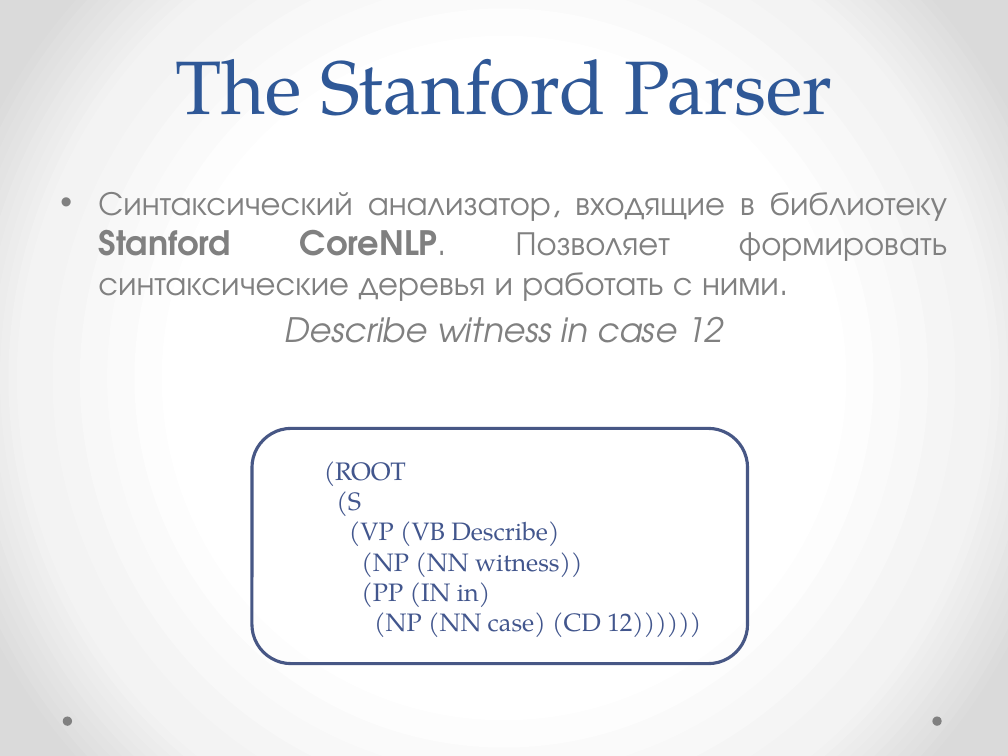
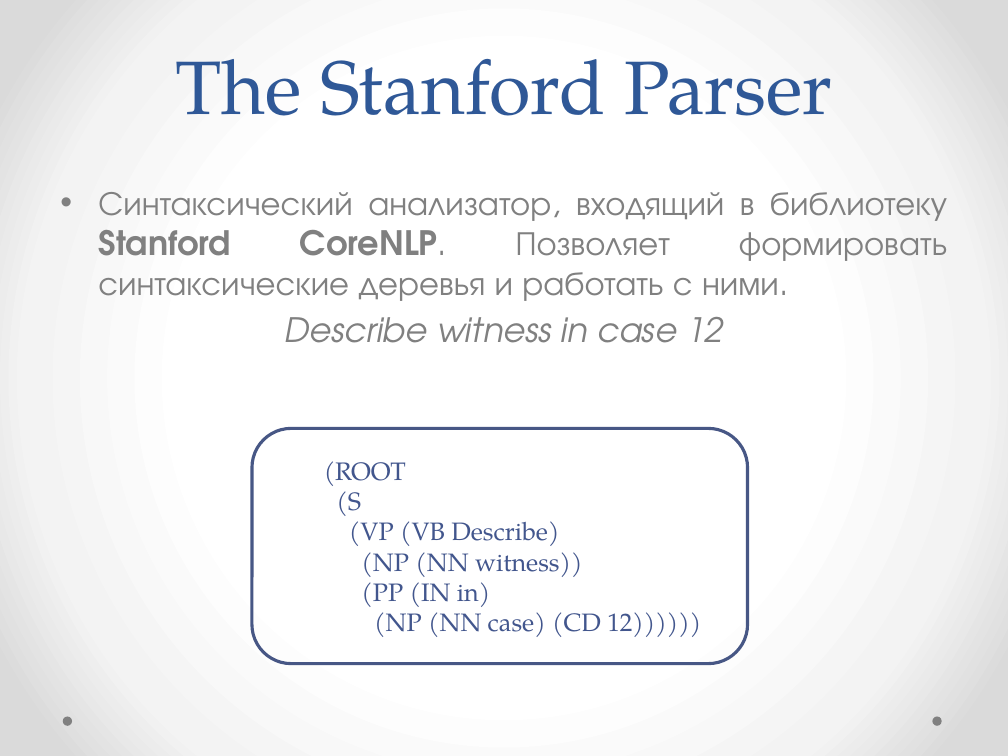
Before and after one commit to EgorGrisina/HypothesesGeneration, a slide deck: slide 10 of docs/Грицина_Егор_43504_3_вкр_доклад.pptx. Drawn at 1008x756 pixels with LibreOffice and Linux fonts; fonts in the diff are those of the drawing. Boxes give left, top, right and bottom in pixels: in the first picture for what was removed or moved away, otherwise in the second. Text is boxed around its words. In the diff, an @@ line names an element or a change of style, - is before the commit and + after.

```diff
--- a/docs/Грицина_Егор_43504_3_вкр_доклад.pptx
+++ b/docs/Грицина_Егор_43504_3_вкр_доклад.pptx
@@ text at [98,192,948,301]: text changed @@
-• Синтаксический анализатор, входящие в библиотеку Stanford CoreNLP. Позволяет формировать синтаксические деревья и работать с ними.
+• Синтаксический анализатор, входящий в библиотеку Stanford CoreNLP. Позволяет формировать синтаксические деревья и работать с ними.
```
Also in this commit, not shown: 3 other slides changed, 1 other file.
